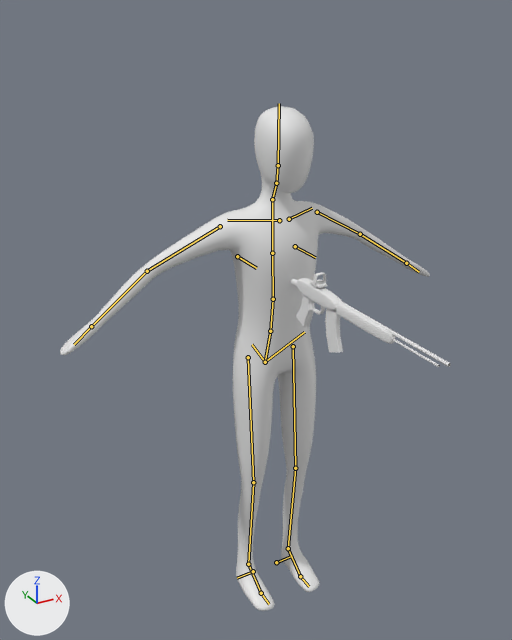
What one commit did to the Blender file assets/person.blend.
One viewpoint serves both versions: a 50 mm camera at (-1.21, -2.07, 2.26) aimed at (-0.11, -0.06, 1.26). Every picture has the same lights, and +X, +Y and +Z are marked at lower left. The bones that bend it are drawn over the model as lines.
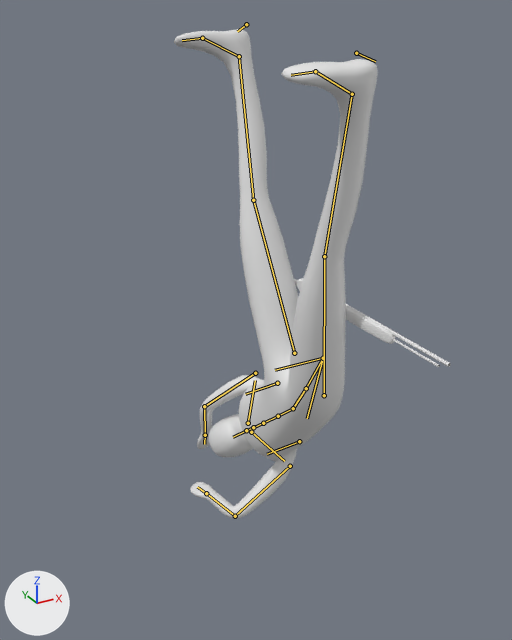
The newer file adds an action. The first version stands in its rest pose; the second is drawn at frame 8 of the action '3d evade'.

The edits, one by one:
Bone 'spine' (bone_spine) moves from (0.0, 0.0, 0.0) to (0.0, 0.28, 0.328).
Bone 'spine' (bone_spine) turns from (0, 0, 0) to (-74, 81, 97) degrees about its own x, y and z.
Bone 'spine.001' (bone_spine_001) turns from (0, 0, 0) to (0, 0, -9) degrees about its own x, y and z.
Bone 'spine.002' (bone_spine_002) turns from (0, 0, 0) to (0, 0, -19) degrees about its own x, y and z.
Bone 'upper_arm.L' (bone_upper_arm_l) turns from (0, 0, 0) to (149, 0, -44) degrees about its own x, y and z.
Bone 'forearm.L' (bone_forearm_l) turns from (0, 0, 0) to (26, 0, 0) degrees about its own x, y and z.
Bone 'upper_arm.R' (bone_upper_arm_r) turns from (0, 0, 0) to (110, 21, 41) degrees about its own x, y and z.
Bone 'forearm.R' (bone_forearm_r) turns from (0, 0, 0) to (57, 0, 0) degrees about its own x, y and z.
Bone 'thigh.L' (bone_thigh_l) turns from (0, 0, 0) to (0, 0, -40) degrees about its own x, y and z.
Bone 'thigh.R' (bone_thigh_r) turns from (0, 0, 0) to (0, 0, -13) degrees about its own x, y and z.

Location of each change, [x1, y1, x2, y2] in pixels of the pictures (512 x 640 px):
'Plane', posed (45% narrower): before [60, 106, 430, 611]; after [174, 29, 378, 519]
bone 'spine', root to tip: before (265, 362) to (270, 331); after (323, 358) to (306, 388)
bone 'spine.001', root to tip: before (270, 331) to (273, 299); after (306, 388) to (293, 408)
bone 'spine.002', root to tip: before (273, 299) to (272, 253); after (293, 408) to (278, 416)
bone 'upper_arm.L', root to tip: before (317, 212) to (360, 234); after (255, 373) to (204, 406)
bone 'forearm.L', root to tip: before (360, 234) to (406, 263); after (204, 406) to (205, 435)
bone 'upper_arm.R', root to tip: before (220, 226) to (147, 271); after (290, 466) to (235, 516)
bone 'forearm.R', root to tip: before (147, 271) to (91, 326); after (235, 516) to (206, 493)
bone 'thigh.L', root to tip: before (293, 346) to (295, 468); after (294, 353) to (253, 200)
bone 'thigh.R', root to tip: before (248, 357) to (253, 482); after (324, 395) to (324, 256)
